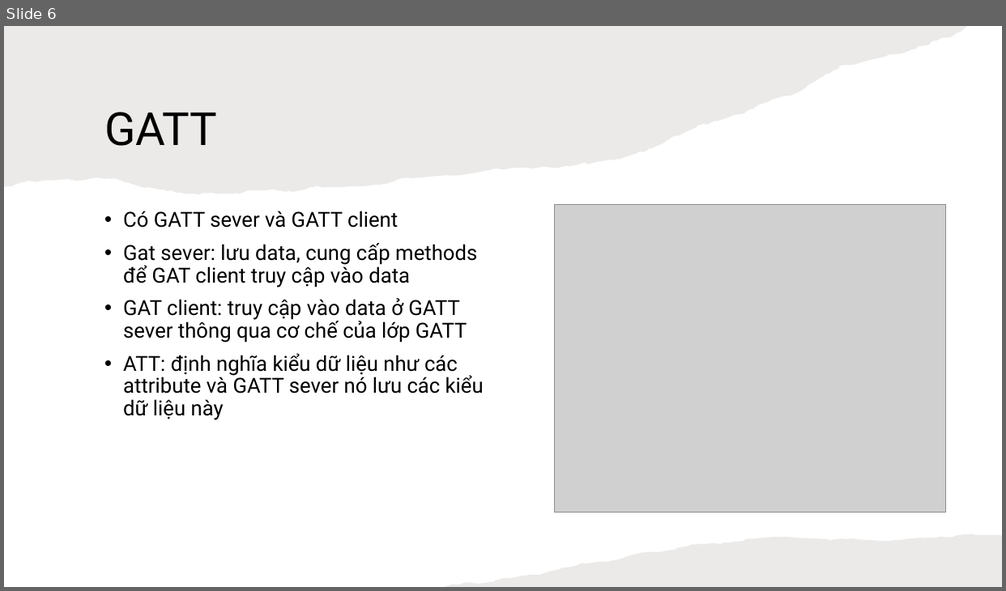
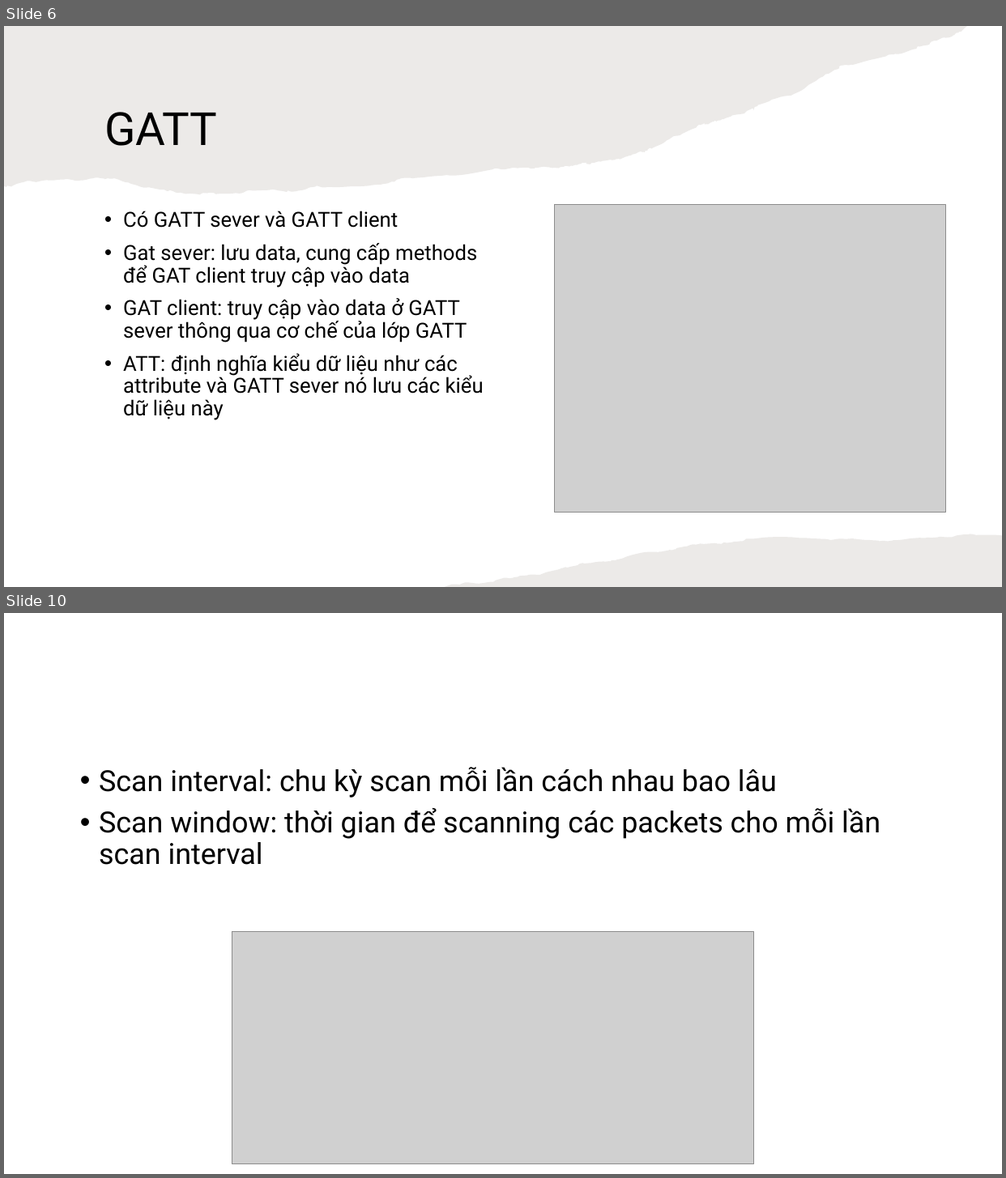
Before and after one commit to Vuhuuduong1998/BLE, a slide deck: BLE Spec.pptx. Shown one above the other, each under a label of ours: slide 6 before the commit, slides 6 and 10 after it; the slides between them are not shown. The pictures are 1006x591 and 1006x1178 pixels, drawn with LibreOffice and Linux fonts; fonts in the diff are those of the drawing; grey boxes stand for pictures. Boxes give left, top, right and bottom in pixels: in the first picture for what was removed or moved away, otherwise in the second. Text is boxed around its words. In the diff, an @@ line names an element or a change of style, - is before the commit and + after.

```diff
--- a/BLE Spec.pptx
+++ b/BLE Spec.pptx
@@ slide 10 added at box(4, 613, 1002, 1174), background #FFFFFF @@
@@ text added at box(99, 767, 880, 865), 28 pt, text #000000 @@
+• Scan interval: chu kỳ scan mỗi lần cách nhau bao lâu
+• Scan window: thời gian để scanning các packets cho mỗi lần scan interval
@@ picture added at box(232, 932, 755, 1164) @@
```
Also in this commit, not shown: 5 other slides added.
